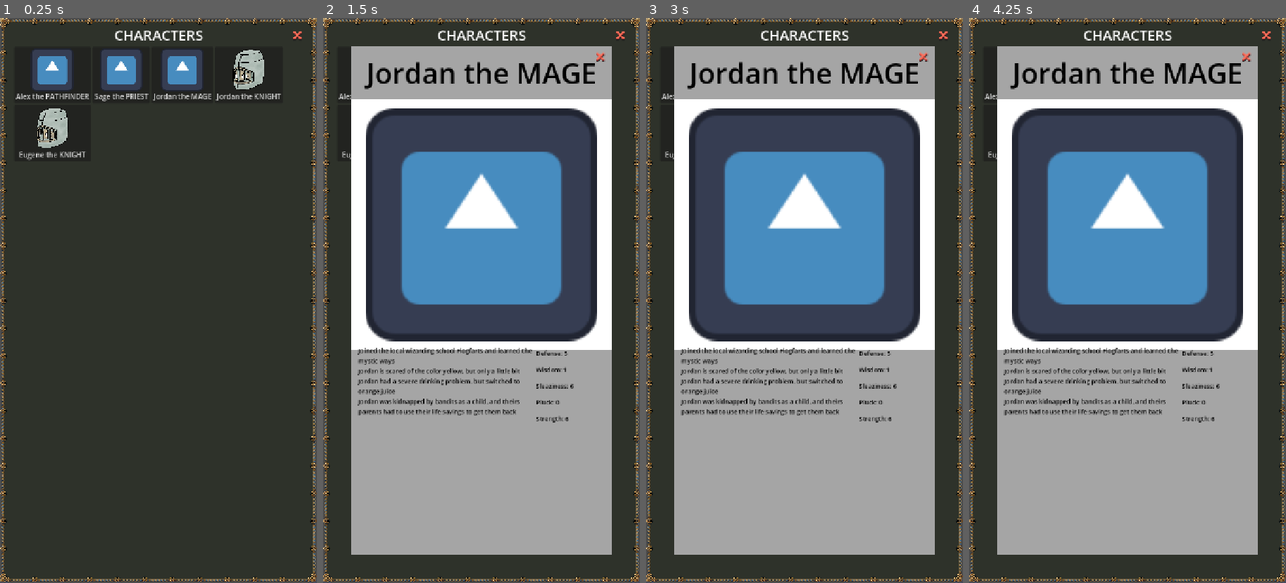
Above: before the commit, frames 1-4 (left to right).
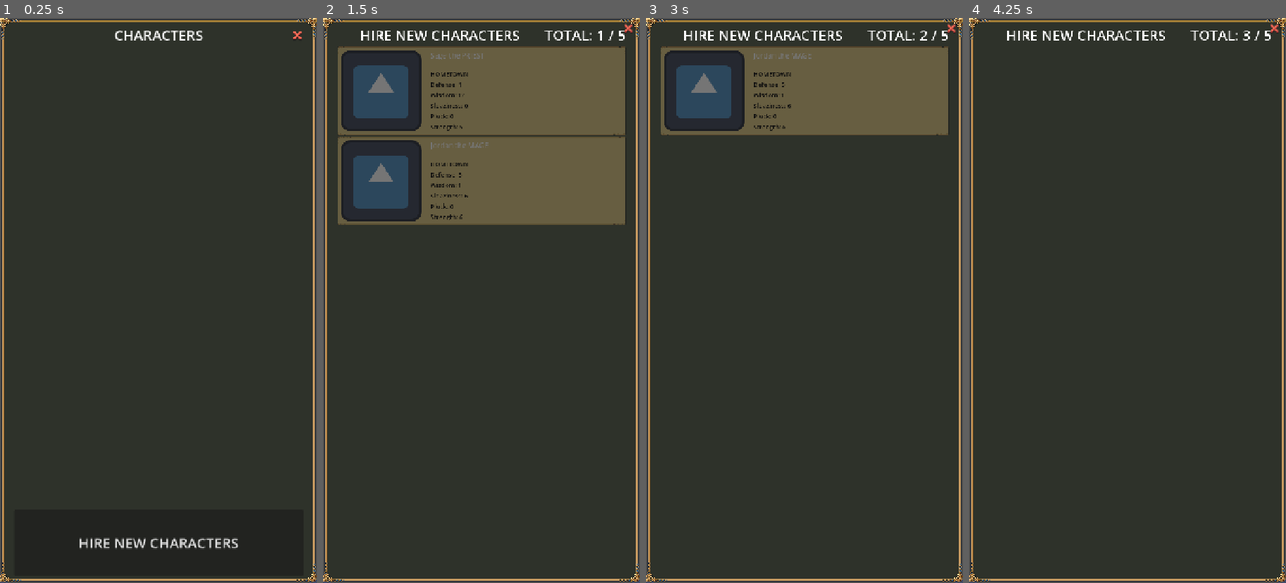
Above: after the commit, the same moments.

Repository: ActuallySanta/Fantasy-Guild-Manager
Game: Godot game, scene res://Scenes/UI/guild_character_page.tscn
Same seed, same stepped clock (60 frames per second), same inputs: the game is played once before the commit and once after it. This scene is started directly instead of the project's main scene. The engine's default icon, where the game draws it, is replaced by a stand-in: a white triangle on a blue panel in a dark square.
Inputs (mouse positions are in pixels of both pictures, inside the frame that each line leads up to):
- Up to frame 1 (0.25 s): no input
- Up to frame 2 (1.5 s): click (481, 543) at 0.5 s, where only the run after the commit has a clickable "HIRE NEW CHARACTERS"; click (481, 91) at 1.27 s
- Up to frame 3 (3 s): click (804, 543) at 2 s, where only the run after the commit has a clickable "HIRE NEW CHARACTERS"; click "Alex the PATHFINDER" at 2.75 s
- Up to frame 4 (4.25 s): click "Sage the PRIEST" at 3.5 s

The runs differ from the first frame. In frame 1, 7.8% of the frame differs, in the area x 0-100%, y 0-100%; in frame 2, 76%; in frame 3, 76%; in frame 4, 74%.

Commit message:
Added basic character hiring page

Diff:
--- a/Globals/character_container.gd
+++ b/Globals/character_container.gd
@@ -1,16 +1,22 @@
 extends Node2D
 
-@export var max_characters:int = 5
-@export var active_characters:Array[GuildCharacter]
+@export var max_characters: int = 5
+@export var active_characters: Array[GuildCharacter]
 
+## How many characters will be shown at the character hiring screen
+@export var max_hireable_characters: int = 3
+
+signal on_character_added
 
 
 func _ready() -> void:
-	for i in max_characters:
-		generate_new_character()
+	#for i in max_characters:
+	#generate_new_character()
+	pass
 
-func generate_new_character()->void:
-	if(active_characters.size()== max_characters):
+
+func generate_new_character() -> void:
+	if (active_characters.size() == max_characters):
 		return
 
 	var _new_char := GuildCharacter.new()
@@ -18,10 +24,12 @@
 	print("NEW CHARACTER GENERATED: " + _new_char.name)
 	pass
 
-func add_character_to_guild(_character : GuildCharacter) -> bool:
-	if(active_characters.size()== max_characters):
+
+func add_character_to_guild(_character: GuildCharacter) -> bool:
+	if (active_characters.size() == max_characters):
 		return false
 
 	active_characters.append(_character)
 	print(_character.name + " HAS JOINED THE GUILD")
+	on_character_added.emit()
 	return true
--- /dev/null
+++ b/Scenes/Characters/character_hiring_banner.tscn
@@ -0,0 +1,113 @@
+[gd_scene format=3 uid="uid://5kdaenkqw3iw"]
+
+[ext_resource type="Script" uid="uid://bfo5p7mxtj46t" path="res://Scripts/UI/character_hiring_banner.gd" id="1_a5py3"]
+[ext_resource type="Texture2D" uid="uid://do5kjvfstulyu" path="res://Sprites/32x32-Tilesheet.png" id="1_fna1w"]
+[ext_resource type="Texture2D" uid="uid://deis7oxw14qbl" path="res://icon.svg" id="2_dha67"]
+
+[sub_resource type="AtlasTexture" id="AtlasTexture_g4v7s"]
+atlas = ExtResource("1_fna1w")
+region = Rect2(0, 320, 64, 32)
+
+[sub_resource type="LabelSettings" id="LabelSettings_dha67"]
+font_size = 14
+font_color = Color(0, 0, 0, 1)
+
+[node name="Character Hiring Banner" type="MarginContainer" unique_id=207254392]
+propagate_maximum_size = false
+offset_right = 40.0
+offset_bottom = 40.0
+size_flags_horizontal = 3
+script = ExtResource("1_a5py3")
+
+[node name="Banner Background" type="PanelContainer" parent="." unique_id=962508161]
+layout_mode = 2
+
+[node name="TextureRect" type="NinePatchRect" parent="Banner Background" unique_id=1269700738]
+texture_filter = 1
+custom_minimum_size = Vector2(350, 200)
+layout_mode = 2
+texture = SubResource("AtlasTexture_g4v7s")
+patch_margin_left = 32
+patch_margin_top = 16
+patch_margin_right = 32
+patch_margin_bottom = 16
+axis_stretch_horizontal = 2
+
+[node name="HBoxContainer" type="HBoxContainer" parent="." unique_id=2050763135]
+layout_mode = 2
+
+[node name="MarginContainer2" type="MarginContainer" parent="HBoxContainer" unique_id=1178820541]
+layout_mode = 2
+theme_override_constants/margin_left = 8
+theme_override_constants/margin_top = 8
+theme_override_constants/margin_right = 8
+theme_override_constants/margin_bottom = 8
+
+[node name="Character Icon" type="TextureRect" parent="HBoxContainer/MarginContainer2" unique_id=1233745196]
+layout_mode = 2
+size_flags_horizontal = 0
+texture = ExtResource("2_dha67")
+expand_mode = 3
+stretch_mode = 5
+
+[node name="MarginContainer" type="MarginContainer" parent="HBoxContainer" unique_id=1172690065]
+layout_mode = 2
+size_flags_horizontal = 3
+theme_override_constants/margin_left = 8
+theme_override_constants/margin_top = 8
+theme_override_constants/margin_right = 8
+theme_override_constants/margin_bottom = 8
+
+[node name="Name Label" type="Label" parent="HBoxContainer/MarginContainer" unique_id=2034741027]
+layout_mode = 2
+size_flags_vertical = 1
+text = "NAME:"
+
+[node name="Stats Container" type="VBoxContainer" parent="HBoxContainer/MarginContainer" unique_id=1373282634]
+layout_mode = 2
+size_flags_vertical = 8
+
+[node name="Hometown Label" type="Label" parent="HBoxContainer/MarginContainer/Stats Container" unique_id=458034073]
+layout_mode = 2
+text = "HOMETOWN"
+label_settings = SubResource("LabelSettings_dha67")
+
+[node name="Defense Label" type="Label" parent="HBoxContainer/MarginContainer/Stats Container" unique_id=226413638]
+layout_mode = 2
+size_flags_horizontal = 3
+size_flags_vertical = 6
+text = "This is a test"
+label_settings = SubResource("LabelSettings_dha67")
+
+[node name="Wisdom Label" type="Label" parent="HBoxContainer/MarginContainer/Stats Container" unique_id=79503067]
+layout_mode = 2
+size_flags_horizontal = 3
+size_flags_vertical = 6
+text = "This is a test"
+label_settings = SubResource("LabelSettings_dha67")
+
+[node name="Sleaziness Label" type="Label" parent="HBoxContainer/MarginContainer/Stats Container" unique_id=630791975]
+layout_mode = 2
+size_flags_horizontal = 3
+size_flags_vertical = 6
+text = "This is a test"
+label_settings = SubResource("LabelSettings_dha67")
+
+[node name="Pluck Label" type="Label" parent="HBoxContainer/MarginContainer/Stats Container" unique_id=40687613]
+layout_mode = 2
+size_flags_horizontal = 3
+size_flags_vertical = 6
+text = "This is a test"
+label_settings = SubResource("LabelSettings_dha67")
+
+[node name="Strength Label" type="Label" parent="HBoxContainer/MarginContainer/Stats Container" unique_id=503766291]
+layout_mode = 2
+size_flags_horizontal = 3
+size_flags_vertical = 6
+text = "This is a test"
+label_settings = SubResource("LabelSettings_dha67")
+
+[node name="Clickable Area" type="Button" parent="." unique_id=1110969674]
+layout_mode = 2
+
+[connection signal="pressed" from="Clickable Area" to="." method="_on_clickable_area_pressed"]
--- a/Scenes/UI/guild_character_page.tscn
+++ b/Scenes/UI/guild_character_page.tscn
@@ -22,6 +22,7 @@
 script = ExtResource("1_rio15")
 
 [node name="NinePatchRect" type="NinePatchRect" parent="." unique_id=1858814743]
+texture_filter = 1
 layout_mode = 1
 anchors_preset = 15
 anchor_right = 1.0
@@ -29,11 +30,10 @@
 grow_horizontal = 2
 grow_vertical = 2
 texture = SubResource("AtlasTexture_g4v7s")
-region_rect = Rect2(0, 0, 96, 96)
-patch_margin_left = 16
-patch_margin_top = 16
-patch_margin_right = 16
-patch_margin_bottom = 16
+patch_margin_left = 48
+patch_margin_top = 48
+patch_margin_right = 48
+patch_margin_bottom = 48
 axis_stretch_horizontal = 2
 axis_stretch_vertical = 2
 
@@ -59,10 +59,20 @@
 label_settings = SubResource("LabelSettings_g4v7s")
 horizontal_alignment = 1
 
-[node name="Drag Drop Grid" parent="MarginContainer/VBoxContainer" unique_id=1209773775 instance=ExtResource("1_y883n")]
+[node name="ScrollContainer" type="ScrollContainer" parent="MarginContainer/VBoxContainer" unique_id=628597229]
+layout_mode = 2
+size_flags_vertical = 3
+
+[node name="Drag Drop Grid" parent="MarginContainer/VBoxContainer/ScrollContainer" unique_id=1209773775 instance=ExtResource("1_y883n")]
 layout_mode = 2
 size_flags_vertical = 3
 columns = 4
+
+[node name="Hire New Characters Button" type="Button" parent="MarginContainer/VBoxContainer" unique_id=1375498247]
+custom_minimum_size = Vector2(0, 150)
+layout_mode = 2
+theme_override_font_sizes/font_size = 32
+text = "HIRE NEW CHARACTERS"
 
 [node name="Close Button" parent="." unique_id=1203562834 instance=ExtResource("4_rio15")]
 layout_mode = 1
@@ -79,4 +89,5 @@
 grow_vertical = 1
 pivot_offset = Vector2(25, 25)
 
+[connection signal="pressed" from="MarginContainer/VBoxContainer/Hire New Characters Button" to="." method="_on_hire_new_characters_button_pressed"]
 [connection signal="pressed" from="Close Button" to="." method="_on_close_button_pressed"]
--- /dev/null
+++ b/Scenes/character_hiring_page.tscn
@@ -0,0 +1,96 @@
+[gd_scene format=3 uid="uid://bo10juj3x7m8u"]
+
+[ext_resource type="Script" uid="uid://ckmj3toqv2oun" path="res://Scripts/UI/character_hiring_page.gd" id="1_a4nie"]
+[ext_resource type="Texture2D" uid="uid://do5kjvfstulyu" path="res://Sprites/32x32-Tilesheet.png" id="1_acicf"]
+[ext_resource type="PackedScene" uid="uid://kkjpbudn1ejv" path="res://Scenes/UI/Reusable Elements/close_button.tscn" id="3_xvenb"]
+
+[sub_resource type="AtlasTexture" id="AtlasTexture_sl3xc"]
+atlas = ExtResource("1_acicf")
+region = Rect2(0, 0, 96, 96)
+
+[sub_resource type="LabelSettings" id="LabelSettings_1gyy8"]
+font_size = 32
+
+[node name="Character Hiring Page" type="Control" unique_id=32850235]
+layout_mode = 3
+anchors_preset = 15
+anchor_right = 1.0
+anchor_bottom = 1.0
+grow_horizontal = 2
+grow_vertical = 2
+script = ExtResource("1_a4nie")
+
+[node name="NinePatchRect" type="NinePatchRect" parent="." unique_id=1188472112]
+texture_filter = 1
+layout_mode = 0
+offset_right = 720.0
+offset_bottom = 1280.0
+grow_horizontal = 2
+grow_vertical = 2
+texture = SubResource("AtlasTexture_sl3xc")
+patch_margin_left = 48
+patch_margin_top = 48
+patch_margin_right = 48
+patch_margin_bottom = 48
+axis_stretch_horizontal = 2
+axis_stretch_vertical = 2
+
+[node name="MarginContainer" type="MarginContainer" parent="NinePatchRect" unique_id=841155042]
+layout_mode = 1
+anchors_preset = 15
+anchor_right = 1.0
+anchor_bottom = 1.0
+grow_horizontal = 2
+grow_vertical = 2
+theme_override_constants/margin_left = 32
+theme_override_constants/margin_top = 16
+theme_override_constants/margin_right = 32
+theme_override_constants/margin_bottom = 16
+
+[node name="VBoxContainer" type="VBoxContainer" parent="NinePatchRect/MarginContainer" unique_id=1839582706]
+layout_mode = 2
+
+[node name="HBoxContainer" type="HBoxContainer" parent="NinePatchRect/MarginContainer/VBoxContainer" unique_id=471488561]
+layout_mode = 2
+
+[node name="Tab Header" type="Label" parent="NinePatchRect/MarginContainer/VBoxContainer/HBoxContainer" unique_id=2128811631]
+layout_mode = 2
+size_flags_horizontal = 3
+text = "HIRE NEW CHARACTERS"
+label_settings = SubResource("LabelSettings_1gyy8")
+horizontal_alignment = 1
+
+[node name="Character Total Display" type="Label" parent="NinePatchRect/MarginContainer/VBoxContainer/HBoxContainer" unique_id=302564331]
+layout_mode = 2
+size_flags_horizontal = 8
+text = "Total: 00/00"
+label_settings = SubResource("LabelSettings_1gyy8")
+horizontal_alignment = 1
+
+[node name="ScrollContainer" type="ScrollContainer" parent="NinePatchRect/MarginContainer/VBoxContainer" unique_id=916691582]
+layout_mode = 2
+size_flags_vertical = 3
+scroll_hint_mode = 3
+tile_scroll_hint = true
+
+[node name="Character Banner Container" type="VBoxContainer" parent="NinePatchRect/MarginContainer/VBoxContainer/ScrollContainer" unique_id=1180277876]
+layout_mode = 2
+size_flags_horizontal = 3
+size_flags_vertical = 3
+
+[node name="Close Button" parent="." unique_id=1203562834 instance=ExtResource("3_xvenb")]
+layout_mode = 1
+anchors_preset = 1
+anchor_left = 1.0
+anchor_top = 0.0
+anchor_right = 1.0
+anchor_bottom = 0.0
+offset_left = -50.0
+offset_top = 0.0
+offset_right = 0.0
+offset_bottom = 50.0
+grow_horizontal = 0
+grow_vertical = 1
+pivot_offset = Vector2(25, 25)
+
+[connection signal="pressed" from="Close Button" to="." method="_on_close_button_pressed"]
--- /dev/null
+++ b/Scripts/UI/character_hiring_banner.gd
@@ -0,0 +1,32 @@
+extends MarginContainer
+
+var loaded_character: GuildCharacter
+
+@onready var character_icon: TextureRect = $"HBoxContainer/MarginContainer2/Character Icon"
+@onready var name_label: Label = $"HBoxContainer/MarginContainer/Name Label"
+@onready var hometown_label: Label = $"HBoxContainer/MarginContainer/Stats Container/Hometown Label"
+@onready var defense_label: Label = $"HBoxContainer/MarginContainer/Stats Container/Defense Label"
+@onready var sleaziness_label: Label = $"HBoxContainer/MarginContainer/Stats Container/Sleaziness Label"
+@onready var pluck_label: Label = $"HBoxContainer/MarginContainer/Stats Container/Pluck Label"
+@onready var strength_label: Label = $"HBoxContainer/MarginContainer/Stats Container/Strength Label"
+@onready var wisdom_label: Label = $"HBoxContainer/MarginContainer/Stats Container/Wisdom Label"
+
+
+# Called when the node enters the scene tree for the first time.
+func _ready() -> void:
+	# Set all the text based off the character
+	name_label.text = loaded_character.title
+
+	strength_label.text = "Strength: " + str(loaded_character.stats[GuildCharacter.StatType.STRENGTH])
+	defense_label.text = "Defense: " + str(loaded_character.stats[GuildCharacter.StatType.DEFENSE])
+	wisdom_label.text = "Wisdom: " + str(loaded_character.stats[GuildCharacter.StatType.WISDOM])
+	sleaziness_label.text = "Sleaziness: " + str(loaded_character.stats[GuildCharacter.StatType.SLEAZINESS])
+	pluck_label.text = "Pluck: " + str(loaded_character.pluck)
+	character_icon.texture = ExternalContentContainer.get_character_icon(loaded_character.role)
+
+pass # Replace with function body.
+
+func _on_clickable_area_pressed() -> void:
+	var success: bool = CharacterContainer.add_character_to_guild(loaded_character)
+	if (success):
+		queue_free()
--- /dev/null
+++ b/Scripts/UI/character_hiring_page.gd
@@ -0,0 +1,32 @@
+extends Control
+
+@onready var character_total_display: Label = $"NinePatchRect/MarginContainer/VBoxContainer/HBoxContainer/Character Total Display"
+@onready var character_banner_container: VBoxContainer = $"NinePatchRect/MarginContainer/VBoxContainer/ScrollContainer/Character Banner Container"
+
+const CHARACTER_HIRING_BANNER = preload("uid://5kdaenkqw3iw")
+
+
+# Called when the node enters the scene tree for the first time.
+func _ready() -> void:
+	update_character_total()
+	CharacterContainer.on_character_added.connect(update_character_total)
+
+	for i in CharacterContainer.max_hireable_characters:
+		var char_banner := CHARACTER_HIRING_BANNER.instantiate()
+		char_banner.loaded_character = GuildCharacter.new()
+		character_banner_container.add_child(char_banner)
+
+	pass # Replace with function body.
+
+
+# Called every frame. 'delta' is the elapsed time since the previous frame.
+func _process(delta: float) -> void:
+	pass
+
+
+func update_character_total():
+	character_total_display.text = "TOTAL: " + str(CharacterContainer.active_characters.size()) + " / " + str(CharacterContainer.max_characters)
+
+
+func _on_close_button_pressed() -> void:
+	queue_free()
--- a/Scripts/UI/guild_character_page.gd
+++ b/Scripts/UI/guild_character_page.gd
@@ -1,13 +1,15 @@
 extends Control
 
-@onready var drag_drop_grid: DragDropGrid = $"MarginContainer/VBoxContainer/Drag Drop Grid"
+@onready var drag_drop_grid: DragDropGrid = $"MarginContainer/VBoxContainer/ScrollContainer/Drag Drop Grid"
 const CHARACTER_DISPLAY_BUTTON = preload("uid://byy6otbkss2ac")
+const CHARACTER_HIRING_PAGE = preload("uid://bo10juj3x7m8u")
 
 
 # Called when the node enters the scene tree for the first time.
 func _ready() -> void:
 	visibility_changed.connect(_load_characters_onto_page)
 	_load_characters_onto_page()
+	CharacterContainer.on_character_added.connect(_load_characters_onto_page)
 	pass # Replace with function body.
 
 
@@ -23,3 +25,8 @@
 
 func _on_close_button_pressed() -> void:
 	queue_free()
+
+
+func _on_hire_new_characters_button_pressed() -> void:
+	var hiring_page := CHARACTER_HIRING_PAGE.instantiate()
+	add_child(hiring_page)
Not shown, added: Scripts/UI/character_hiring_banner.gd.uid
Not shown, added: Scripts/UI/character_hiring_page.gd.uid
Not shown, added: Scenes/character_hiring_page.tscn5647554434.tmp
Not shown, added: Scenes/character_hiring_page.tscn5669338510.tmp
Not shown, added: Scenes/character_hiring_page.tscn5673855513.tmp
